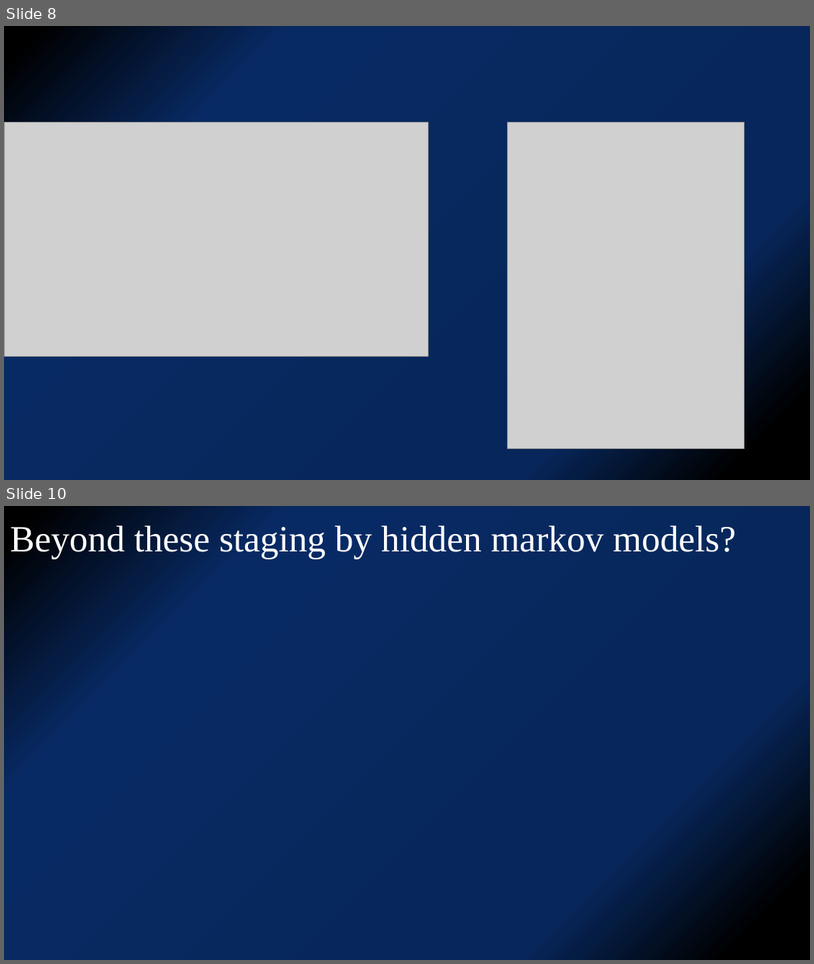
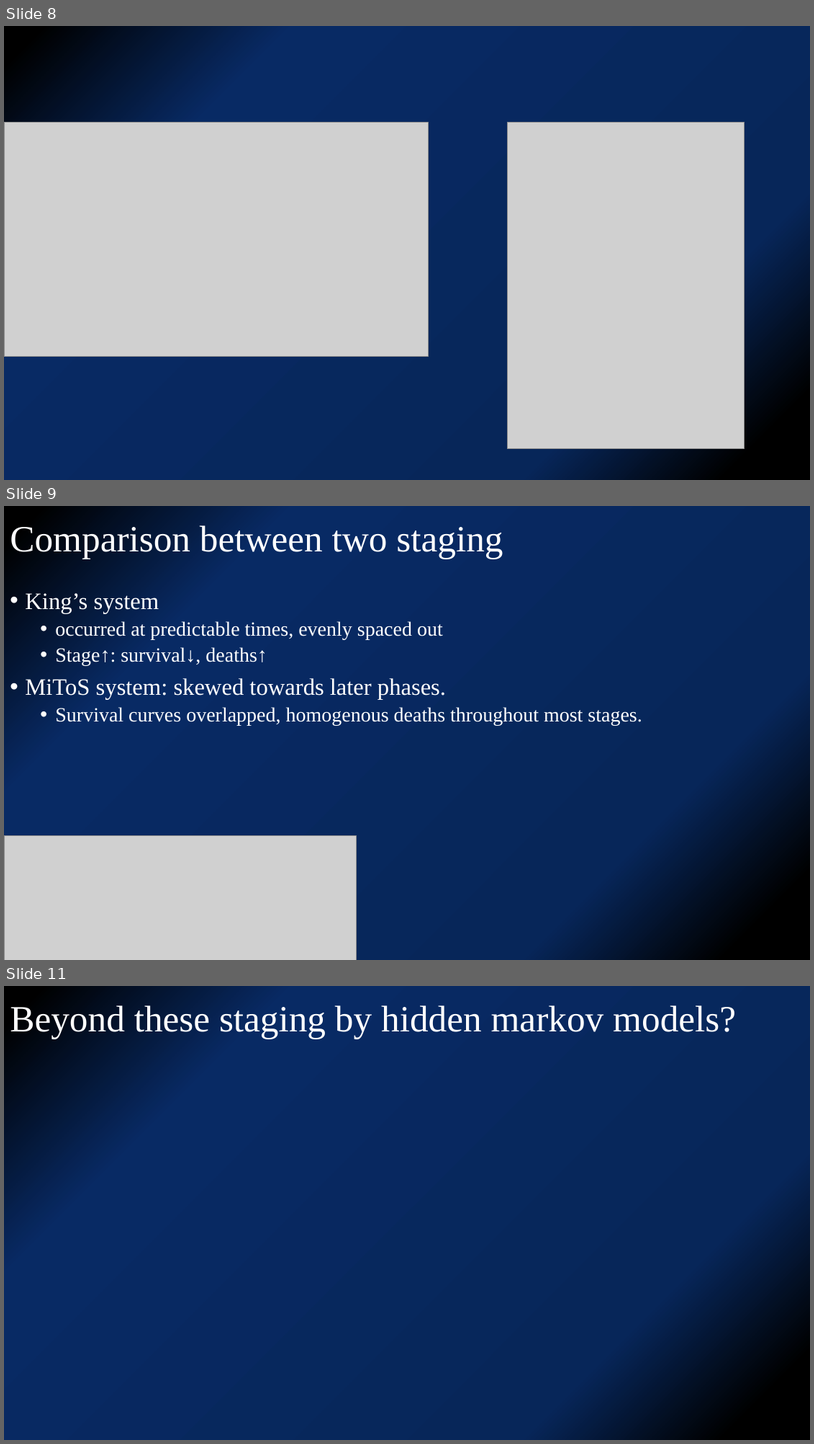
Before and after one commit to kjfdf/lecture, a slide deck: SNUH 심포지엄-유일한.pptx. Shown one above the other, each under a label of ours: slides 8 and 10 before the commit, slides 8, 9 and 11 after it; the slides between them are not shown. The pictures are 814x964 and 814x1444 pixels, drawn with LibreOffice and Linux fonts; fonts in the diff are those of the drawing; grey boxes stand for pictures. Boxes give left, top, right and bottom in pixels: in the first picture for what was removed or moved away, otherwise in the second. Text is boxed around its words. In the diff, an @@ line names an element or a change of style, - is before the commit and + after.

```diff
--- a/SNUH 심포지엄-유일한.pptx
+++ b/SNUH 심포지엄-유일한.pptx
@@ slide 9 added at (x1=4, y1=506, x2=810, y2=960), background gradient #000000 to #072659 to #082A64 @@
@@ title added at (x1=10, y1=523, x2=503, y2=559), 44 pt, text #FFFFFF @@
+Comparison between two staging
@@ text added at (x1=25, y1=593, x2=642, y2=725), 24 pt, text #FFFFFF @@
+• King’s system
+  • occurred at predictable times, evenly spaced out
+  • Stage↑: survival↓, deaths↑
+• MiToS system: skewed towards later phases.
+  • Survival curves overlapped, homogenous deaths throughout most stages.
@@ picture added at (x1=4, y1=836, x2=356, y2=960) @@
@@ what was slide 10 is now slide 11 @@
```
Also in this commit, not shown: 3 slides changed.
